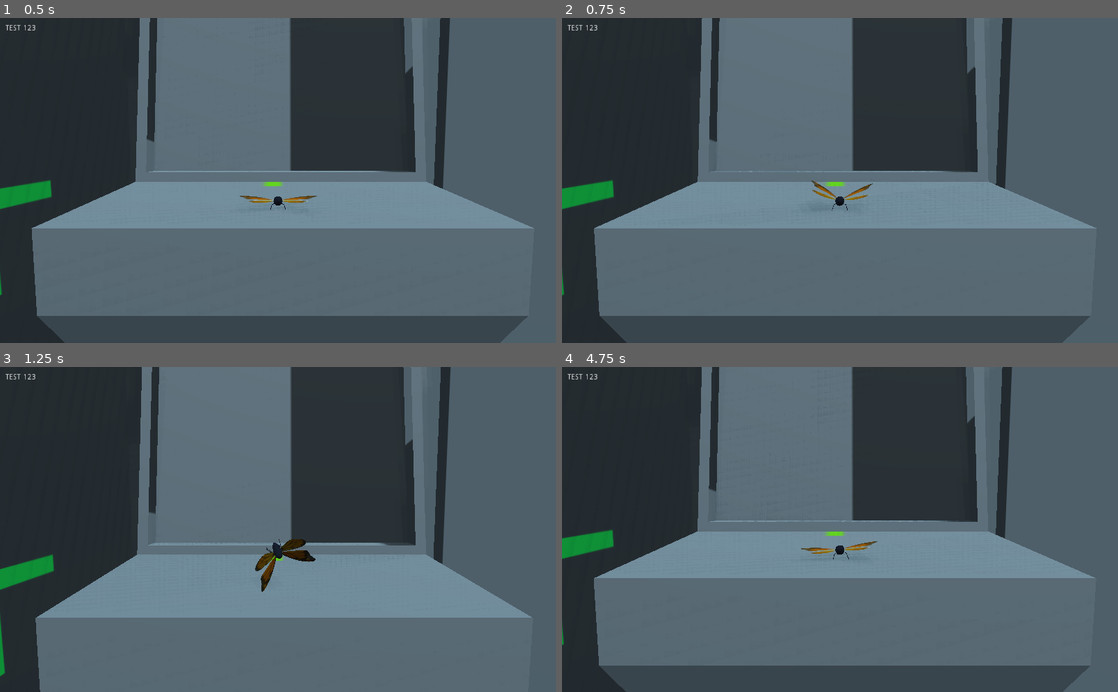
Above: before the commit, frames 1-4 (two rows, left to right).
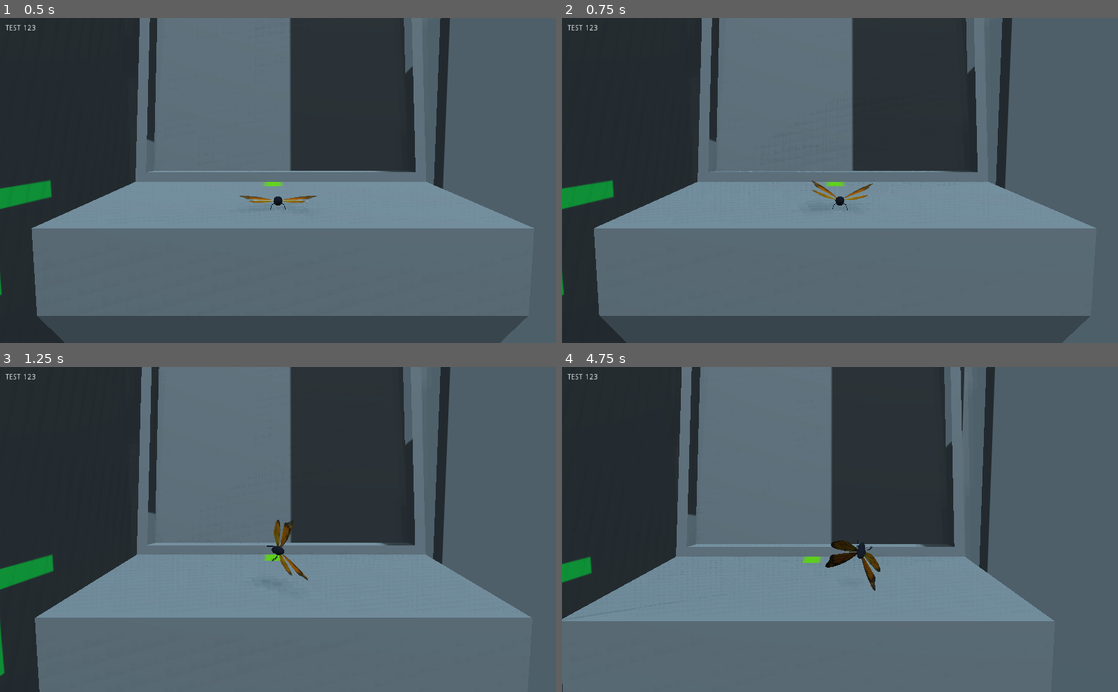
Above: after the commit, the same moments.

Repository: joshbarlow/bug-game
Game: Godot game, scene res://base.tscn
The game is run twice, just before and just after one commit, with the same random seed, the same clock (stepped at 60 frames per second) and the same inputs.
Inputs:
- Up to frame 1 (0.5 s): no input
- Up to frame 2 (0.75 s): tap Enter (ui_accept) at 0.5 s; hold Right (ui_right) from 0.53 s (still down)
- Up to frame 3 (1.25 s): keep holding Right (ui_right); tap Enter (ui_accept) at 0.77, 1.07 s
- Up to frame 4 (4.75 s): release Right (ui_right) at 1.28 s; hold Left (ui_left) 1.28-2.03 s; tap Enter (ui_accept) at 1.52, 1.82, 3.02, 3.32, 3.77, 4.07, 4.52 s; hold Right (ui_right) 2.03-3.53 s; hold Left (ui_left) from 3.53 s (still down)

Frame 1 is identical in both runs. In frame 2, less than 0.1% of the frame differs, in the area x 5-97%, y 0-99%; in frame 3, 1.1%; in frame 4, 34%, in the area x 0-96%, y 0-100%.

Commit message:
added directional floating

Diff:
--- a/bug-game/RigidBody.gd
+++ b/bug-game/RigidBody.gd
@@ -26,9 +26,9 @@
 
 
 	if Input.is_action_pressed("ui_right"):
-		add_torque(Vector3(0,0,-4))
+		add_torque(Vector3(0,0,-2))
 	if Input.is_action_pressed("ui_left"):
-		add_torque(Vector3(0,0,4))
+		add_torque(Vector3(0,0,2))
 
 # Called when the node enters the scene tree for the first time.
 func _ready():
@@ -72,3 +72,5 @@
 		var new_speed = get_linear_velocity().normalized()
 		new_speed *= max_speed * -1
 		set_linear_velocity(new_speed)
+		var floatdir = get_transform().basis.y * Vector3(30,0,0)
+		add_central_force(floatdir)
